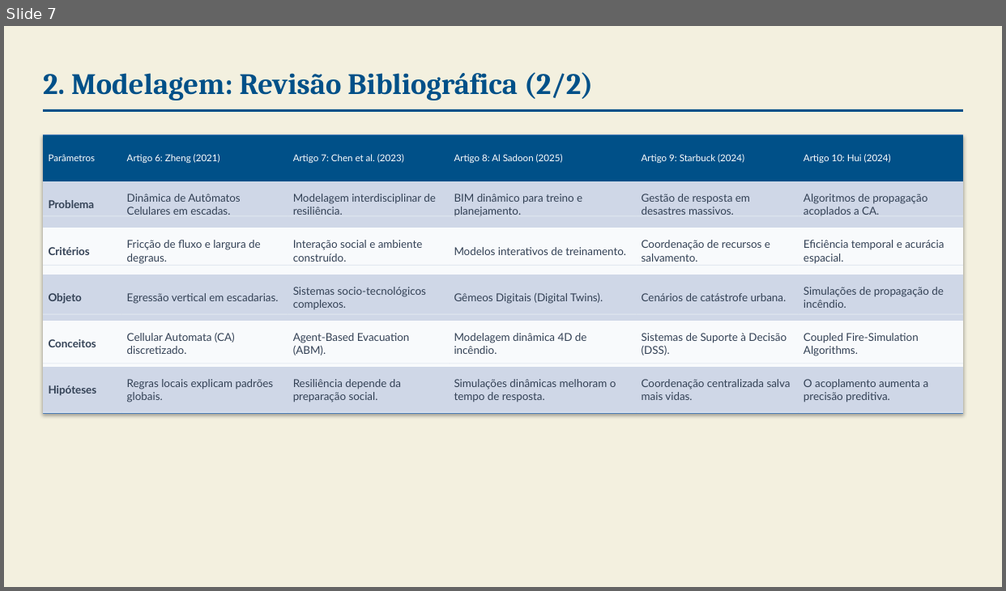
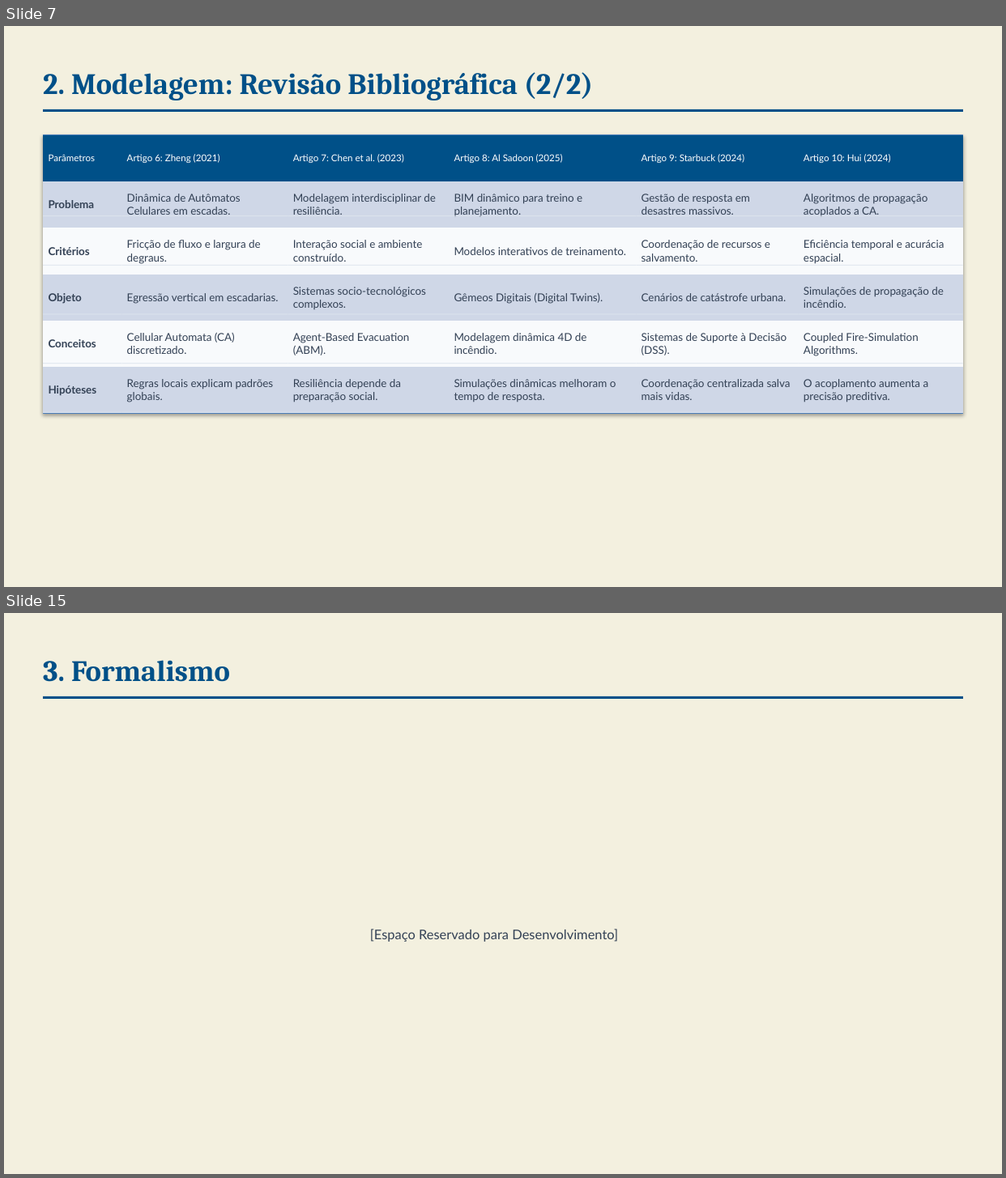
Before and after one commit to mattedi/Simulacao-2026, a slide deck: GustavoHProbst_FelipeBehling/Template_Seminario_Grupo_Gustavo_Revisado_1.pptx. Shown one above the other, each under a label of ours: slide 7 before the commit, slides 7 and 15 after it; the slides between them are not shown. The pictures are 1006x591 and 1006x1178 pixels, drawn with LibreOffice and Linux fonts; fonts in the diff are those of the drawing; background and template pictures are left out. Boxes give left, top, right and bottom in pixels: in the first picture for what was removed or moved away, otherwise in the second. Text is boxed around its words. In the diff, an @@ line names an element or a change of style, - is before the commit and + after.

Commit message:
Formalismo - Parte 3 - Código Python

```diff
--- a/GustavoHProbst_FelipeBehling/Template_Seminario_Grupo_Gustavo_Revisado_1.pptx
+++ b/GustavoHProbst_FelipeBehling/Template_Seminario_Grupo_Gustavo_Revisado_1.pptx
@@ slide 15 added at (x1=4, y1=613, x2=1002, y2=1174), background picture (left out) @@
@@ text added at (x1=43, y1=660, x2=230, y2=682), 28.5 pt, text #005088, bold @@
+3. Formalismo
@@ rectangle added at (x1=43, y1=696, x2=963, y2=698), fill #005088 @@
@@ text added at (x1=370, y1=929, x2=618, y2=942), 12.8 pt, text #334155 @@
+[Espaço Reservado para Desenvolvimento]
```
Also in this commit, not shown: 3 slides changed, 5 other slides added, 1 other file.
